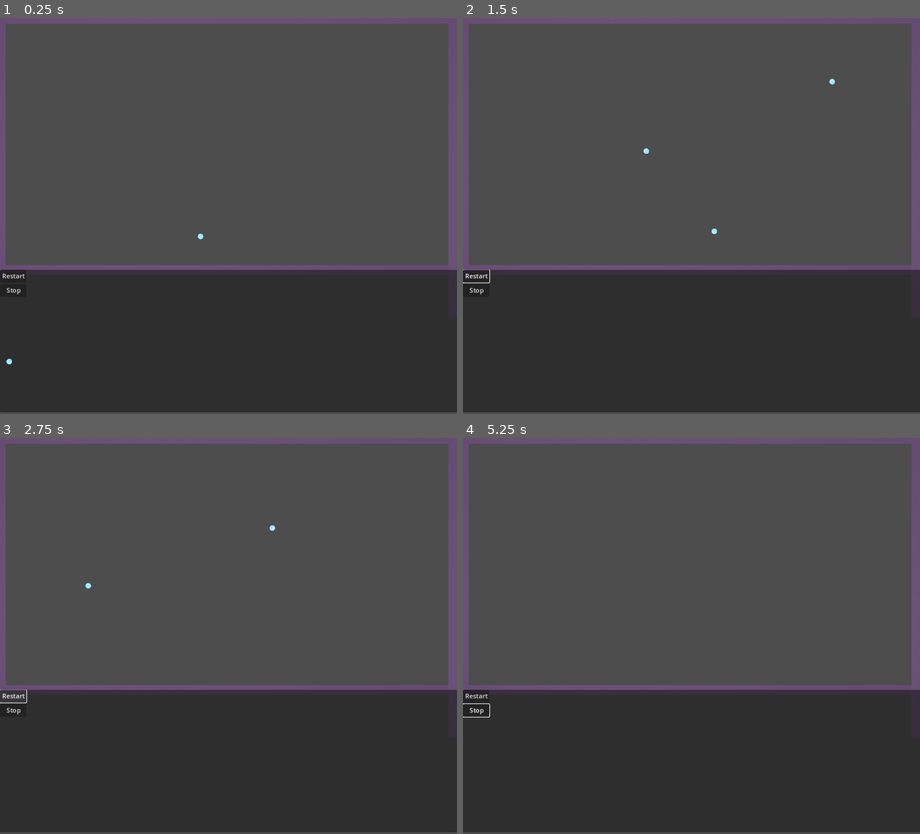
Above: before the commit, frames 1-4 (two rows, left to right).
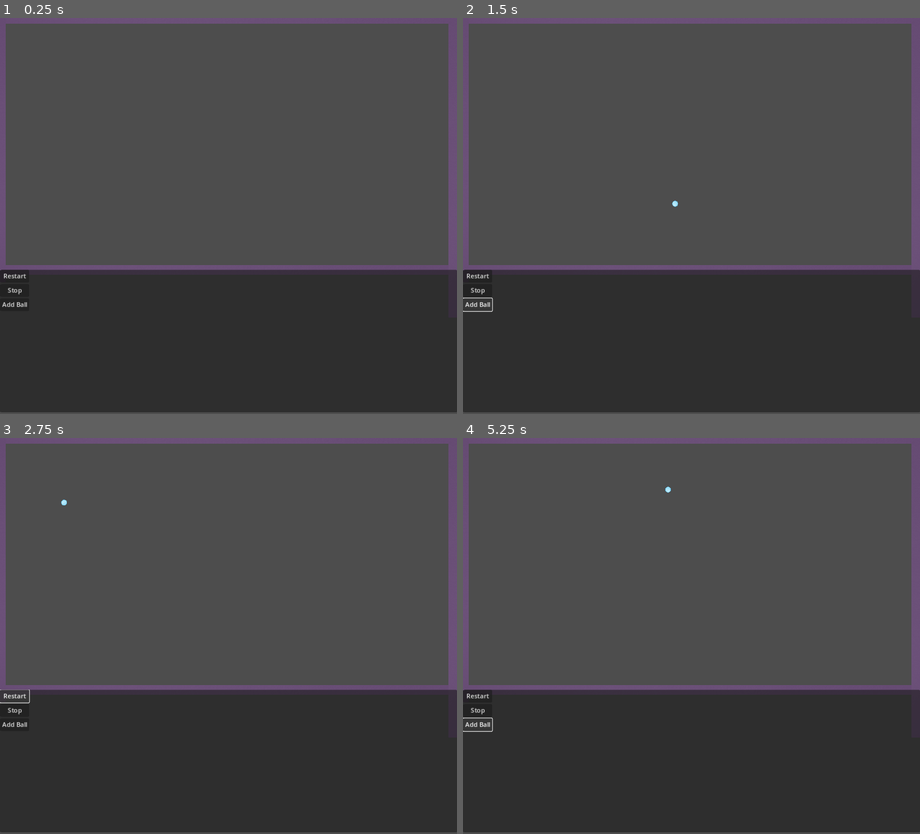
Above: after the commit, the same moments.

Repository: slinkp/godot-bounce-1
Game: Godot game, scene res://main.tscn
Same seed, same stepped clock (60 frames per second), same inputs: the game is played once before the commit and once after it.
Inputs (mouse positions are in pixels of both pictures, inside the frame that each line leads up to):
- Up to frame 1 (0.25 s): no input
- Up to frame 2 (1.5 s): click "Restart" at 0.5 s; click (476, 303) at 1.25 s, where only the run after the commit has a clickable "Add Ball"
- Up to frame 3 (2.75 s): click "Restart" at 2 s
- Up to frame 4 (5.25 s): click "Restart" at 2.75 s; click "Stop" at 3.5 s; click "Stop" at 4.25 s; click (476, 723) at 5 s, where only the run after the commit has a clickable "Add Ball"

The runs differ from the first frame. In frame 1, 0.2% of the frame differs, in the area x 0-45%, y 54-88%; in frame 2, 0.3%, in the area x 0-82%, y 15-75%; in frame 3, 0.2%; in frame 4, 0.2%.

Commit message:
Add a button to add balls

Diff:
--- a/main.gd
+++ b/main.gd
@@ -16,8 +16,7 @@
 func restart_game():
 	stop_game()
 	print("Starting game")
-	for _n in 3:
-		add_random_ball()
+	add_random_ball()
 
 func stop_game():
 	print("Stopping")
@@ -63,3 +62,7 @@
 
 func _on_restart_button_button_down():
 	restart_game() # Replace with function body.
+
+
+func _on_ball_spawn_button_button_down():
+	add_random_ball() # Replace with function body.
--- a/main.tscn
+++ b/main.tscn
@@ -54,5 +54,10 @@
 text = "Stop
 "
 
+[node name="BallSpawnButton" type="Button" parent="UI/Buttons/GridContainer"]
+layout_mode = 2
+text = "Add Ball"
+
 [connection signal="button_down" from="UI/Buttons/GridContainer/RestartButton" to="." method="_on_restart_button_button_down"]
 [connection signal="button_down" from="UI/Buttons/GridContainer/StopButton" to="." method="_on_stop_button_button_down"]
+[connection signal="button_down" from="UI/Buttons/GridContainer/BallSpawnButton" to="." method="_on_ball_spawn_button_button_down"]
